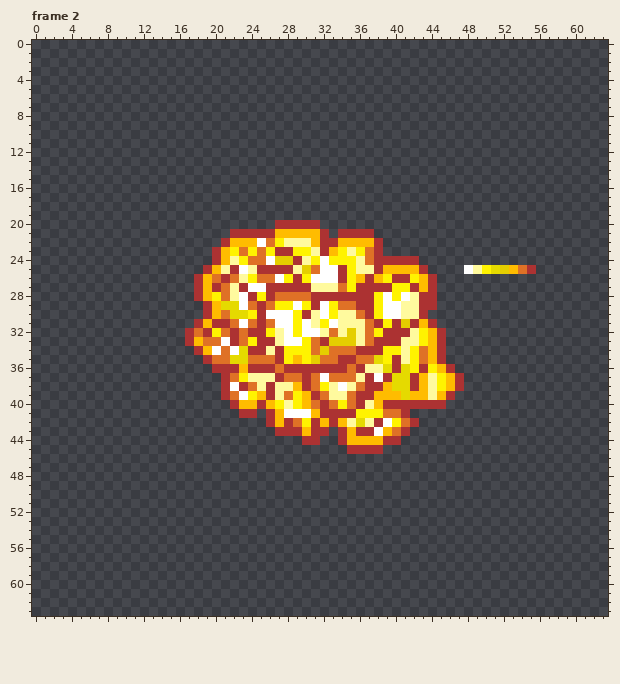
One commit to this pixel-art file: Art/Aseprite/bomb explosion.aseprite. Above, as it was before the edit.
64x64 pixels, 3 frames. Shown: frame 2. The commit also changed other frames, which this record leaves out.
The result:
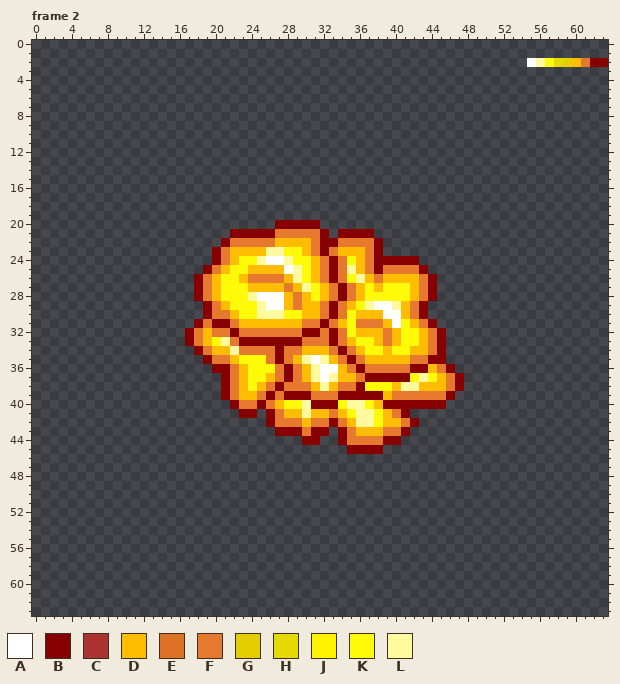
Palette (. is transparent): A #ffffff  B #870000  C #ac3232  D #ffbc00  E #df7126  F #e7792e  G #e5ce00  H #e5da00  J #fff300  K #fffb08  L #fffa9e
Author's note on the commit: [First Part Of Explosion] Fiz a primeira parte, que ela se expande. Ficou bem bonitinho até!
Edits made:
Changed rows in their new state; - is an unchanged pixel.
Frame 2:
first column x 55:
 2 ALKHGDFBB
first column x 17:
20 ----------BBBBB------------------------
21 -----BBBBBFFFFFB-BBBB------------------
22 ----BFFFFFDDDDFBBFFFFB-----------------
23 ---BFDDDDLLKKDFBFDDDFB-----------------
24 ---BFDKKL-ALKKDFBFKDFBBBBB-------------
25 --BFDKKDDDDA-KDFBFLDFBFFFFB----........
26 -BFDKKDFFFFDLKDFBFKLDFDDDDFB-----------
27 -BFDKKKDDDDFDLKDFBFDKDKKKDFB-----------
28 -BFDKKKLAAADFDKDFBFDKKKKKDFB-----------
29 --BFDKKKLAADFDDFBFDKLA-LDFB.-----------
30 --BFFDKKLLLKKDDFBFKDDD--DFB------------
31 -BFBBFDDDDDDDFFBFDKFFFDAKDFB-----------
32 BFDFFBFFFFFFFBBFBFKDDDFDKKDFB----------
33 BFDKLFBBBBBBBFFFBFDKKDFDKKDFB----------
34 -BFDDLFFFFBFFDDDFBFDKKDKKDDFB----------
35 --BFFDKKKFBF-LALDFBFDDDDDFFBB----------
36 ---BBF-KKKFBFDLAADFBFFFFFBBDFB---------
37 ----BFDKKDFBFDL-LDDFBBBBBKLKDFB--------
38 ----BFDKDFBFFFDLDFFBKKKDLL-DDFB--------
39 ----BFDDFBFBBBFFFBBBBB-FFFFFFB---------
40 -----BFFBFDKKLBBBKLLK-BBBBBBB----------
41 ------BB-BFDDL-DFDKLLKDFB--------------
42 ---------BFFFDFFBFDL-KDDFB-------------
43 ----------BBBFBB-BFDDDFFB--------------
44 -------------BB--BFFFFBB---------------
45 ------------------BBBB-----------------
